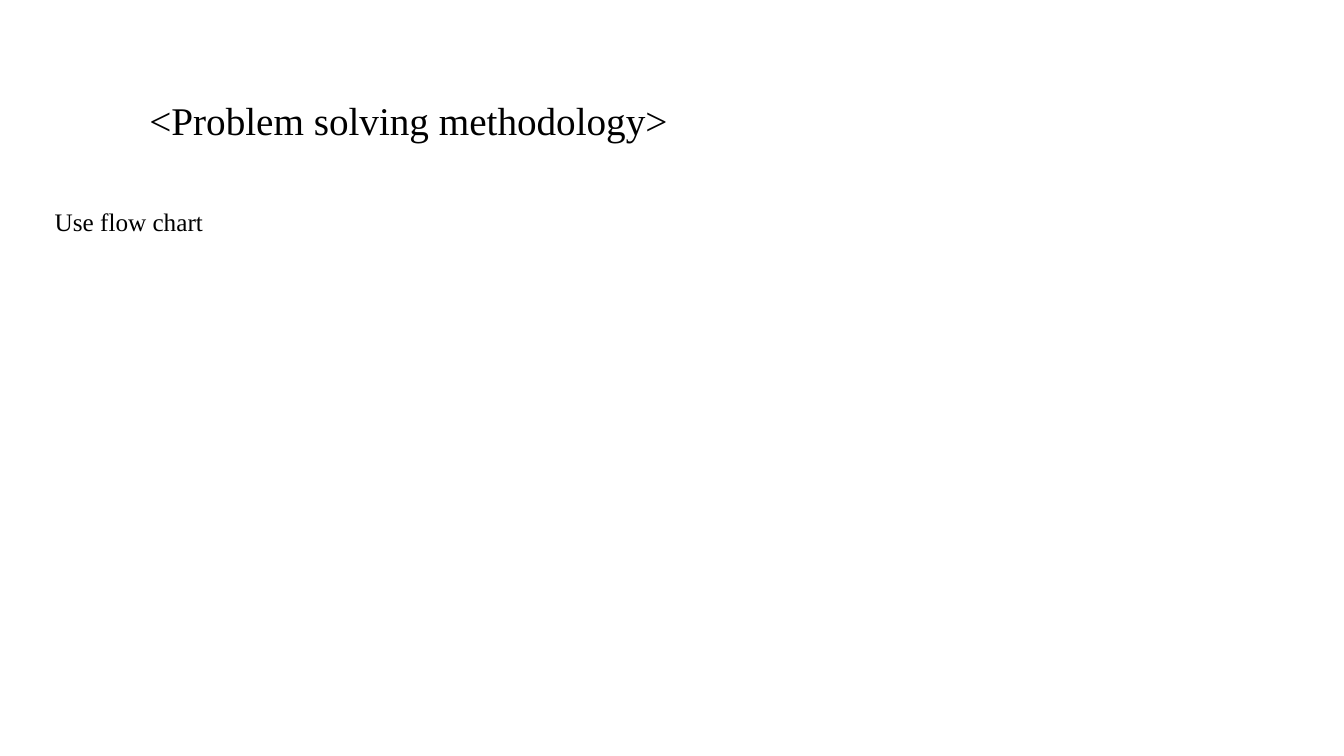
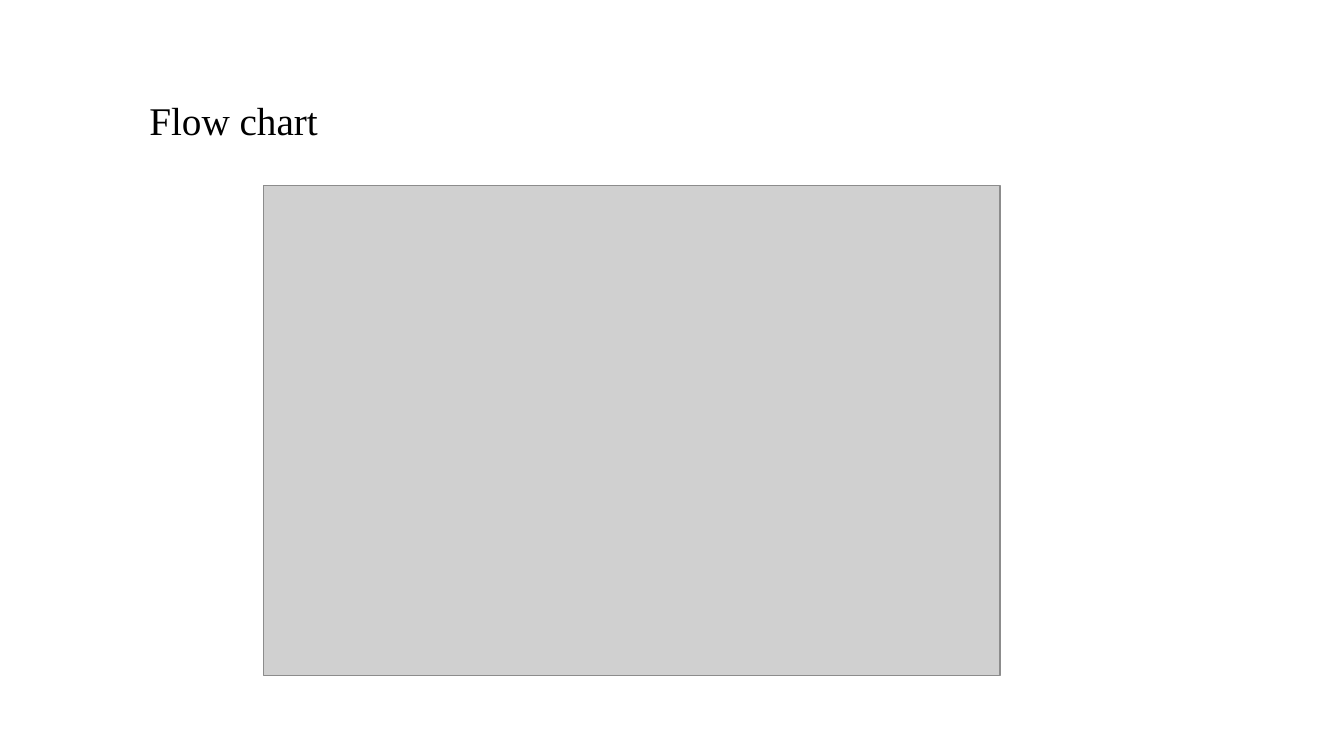
Before and after one commit to Immortal31/assignments, a slide deck: slide 3 of First Assignment/INVEST.pptx. Drawn at 1344x756 pixels with LibreOffice and Linux fonts; fonts in the diff are those of the drawing; grey boxes stand for pictures; background and template pictures are left out. Boxes give left, top, right and bottom in pixels: in the first picture for what was removed or moved away, otherwise in the second. Text is boxed around its words. In the diff, an @@ line names an element or a change of style, - is before the commit and + after.

```diff
--- a/First Assignment/INVEST.pptx
+++ b/First Assignment/INVEST.pptx
@@ title at (149, 107, 318, 136): text changed @@
-<Problem solving methodology>
+Flow chart
@@ picture added at (264, 186, 1000, 676) @@
@@ text removed at (55, 213, 203, 232) @@
-Use flow chart
```
Also in this commit, not shown: 3 other slides changed, 6 slides added, 6 slides removed, 21 other files.
